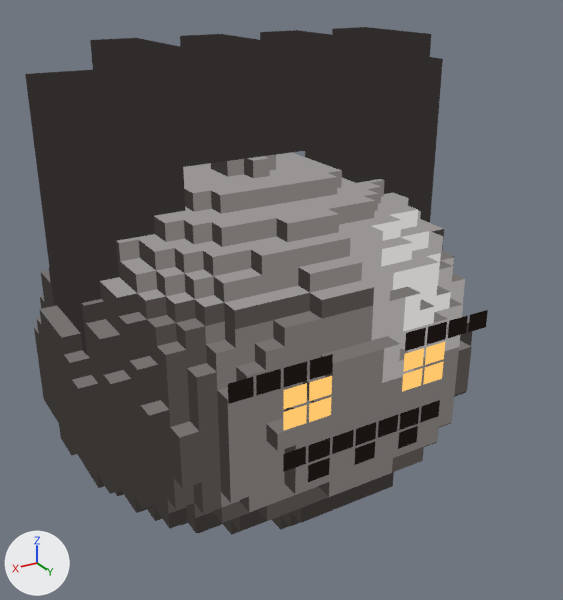
An edit to the glTF model assets/models/creatures/slime_geo_large/slime_geo_large.glb, drawn before and after from the same camera.
Rendered twice from a 50 mm camera at (1.65, 3.02, 2.27) aimed at (-0.08, 0.13, 0.83). The axes (+X, +Y, +Z) are drawn at lower left. The lights are the same throughout. The older version comes first. Where no turn or scale is listed for an object, it has been applied to the vertices. Vertices at exactly the same position are counted once.

Objects in the first picture: 'ElementDetails', 'FaceExpression', 'Shell'.
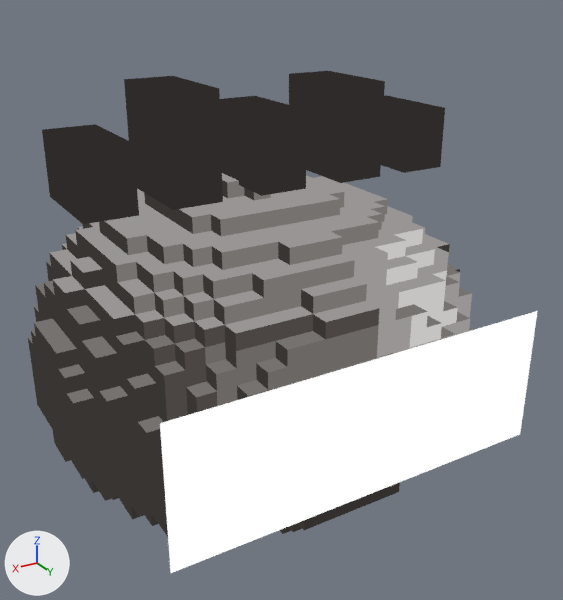
ob_bodypivot is not drawn itself; it is the parent of ob_elementdetails.

Where the newer file only moved an object's origin or applied its transform, the numbers keep the older frame.

Edits to the bpy script that builds the scene:
```text
Add mat_slimeface:
    mat_slimeface = bpy.data.materials.new('SlimeFace')
    # nodes: BsdfTransparent, Emission, LightPath, MixShader, OutputMaterial, VertexColor
Change me_slime_geo_large_body:
    used by ob_shell; location = (0.0, 0.0, 0.759)
    remove me_slime_geo_large_body.from_pydata(...)  # 2434 vertices, 4864 faces; spans x -0.96..0.96, y -0.9..0.9, z -0.76..0.76
    add me_slime_geo_large_body.from_pydata(...)  # 2434 vertices, 4864 faces; spans x -0.99..0.99, y -0.94..0.94, z -0.76..0.66
    me_slime_geo_large_body part 1: the whole mesh is scaled about its middle by (1.03, 1.04, 0.934), then moved by (0.0, 0.0, -0.05)
Change me_slime_geo_large_accessories:
    used by ob_elementdetails; parent = ob_bodypivot; location = (0.0, 0.0, 0.0)
    remove me_slime_geo_large_accessories.from_pydata(...)  # 56 vertices, 84 faces; spans x -0.88..0.88, y -0.22..0.32, z 0.0..1.25
    add me_slime_geo_large_accessories.from_pydata(...)  # 40 vertices, 60 faces; spans x -0.86..0.86, y -0.15..0.28, z 0.69..1.14
    me_slime_geo_large_accessories part 2: a new loose piece, a box spanning x -0.86..-0.64, y -0.15..0.28, z 0.69..0.97, in mat_elementdark
    me_slime_geo_large_accessories part 3: a new loose piece, a box spanning x -0.5..-0.29, y -0.15..0.28, z 0.69..1.11, in mat_elementdark
    me_slime_geo_large_accessories part 4: a new loose piece, a box spanning x -0.11..0.11, y -0.15..0.28, z 0.69..1.02, in mat_elementdark
    me_slime_geo_large_accessories part 5: a new loose piece, a box spanning x 0.29..0.5, y -0.15..0.28, z 0.69..1.14, in mat_elementdark
    me_slime_geo_large_accessories part 6: a new loose piece, a box spanning x 0.64..0.86, y -0.15..0.28, z 0.69..0.97, in mat_elementdark
    me_slime_geo_large_accessories part 7: the loose piece of 8 vertices spanning x -0.88..-0.42, y -0.22..0.22, z 0.0..1.12 is deleted
    me_slime_geo_large_accessories part 8: the loose piece of 8 vertices spanning x -0.33..-0.13, y -0.14..0.32, z 0.94..1.25 is deleted
    me_slime_geo_large_accessories part 9: the loose piece of 8 vertices spanning x 0.42..0.88, y -0.22..0.22, z 0.0..1.12 is deleted
    me_slime_geo_large_accessories part 10: the loose piece of 8 vertices spanning x 0.06..0.25, y -0.14..0.32, z 0.94..1.25 is deleted
    me_slime_geo_large_accessories part 11: the loose piece of 8 vertices spanning x -0.5..0.5, y -0.18..0.29, z 0.81..1.06 is deleted
    me_slime_geo_large_accessories part 12: the loose piece of 8 vertices spanning x 0.44..0.63, y -0.14..0.32, z 0.94..1.25 is deleted
    me_slime_geo_large_accessories part 13: the loose piece of 8 vertices spanning x -0.71..-0.52, y -0.14..0.32, z 0.94..1.25 is deleted
Add me_slime_geo_large_face_1:
    me_slime_geo_large_face_1.from_pydata(...)  # 4 vertices, 2 faces; spans x -0.87..0.87, y 0.95, z -0.43..0.2
    me_slime_geo_large_face_1.materials.append(mat_slimeface)
Change ob_bodypivot:
    ob_bodypivot.location: (0.0, 0.0, 0.759) -> (0.0, 0.0, 0.709)
Remove ob_faceexpression:
    ob_faceexpression = bpy.data.objects.new('FaceExpression', me_slime_geo_large_face)
    ob_faceexpression.location = (0.0, 0.0, 0.759)
Add ob_face:
    ob_face = bpy.data.objects.new('Face', me_slime_geo_large_face_1)
    ob_face.location = (0.0, 0.0, 0.709)
```

Changed parts and their boxes (x1, y1, x2, y2) in the pictures (563 x 600 px):
'Shell', rescaled: before (34, 152, 473, 535); after (28, 173, 475, 536)
'ElementDetails', reshaped, moved (53% shorter): before (25, 27, 443, 355); after (42, 71, 445, 224)
'Face', added: after (160, 311, 538, 573)
'FaceExpression', deleted: before (228, 310, 488, 482)
    faces in mat_facedark: (228, 310, 488, 482)
    faces in mat_facelight: (283, 342, 445, 431)
part 2 of me_slime_geo_large_accessories, added: after (381, 95, 445, 173)
part 3 of me_slime_geo_large_accessories, added: after (289, 71, 385, 183)
part 4 of me_slime_geo_large_accessories, added: after (220, 96, 307, 196)
part 5 of me_slime_geo_large_accessories, added: after (124, 76, 223, 210)
part 6 of me_slime_geo_large_accessories, added: after (42, 124, 139, 224)
part 7 of me_slime_geo_large_accessories, deleted: before (305, 57, 443, 223)
part 8 of me_slime_geo_large_accessories, deleted: before (260, 30, 359, 118)
part 9 of me_slime_geo_large_accessories, deleted: before (25, 70, 185, 355)
part 10 of me_slime_geo_large_accessories, deleted: before (180, 34, 277, 127)
part 11 of me_slime_geo_large_accessories, deleted: before (163, 78, 385, 168)
part 12 of me_slime_geo_large_accessories, deleted: before (90, 38, 188, 138)
part 13 of me_slime_geo_large_accessories, deleted: before (332, 27, 431, 110)
